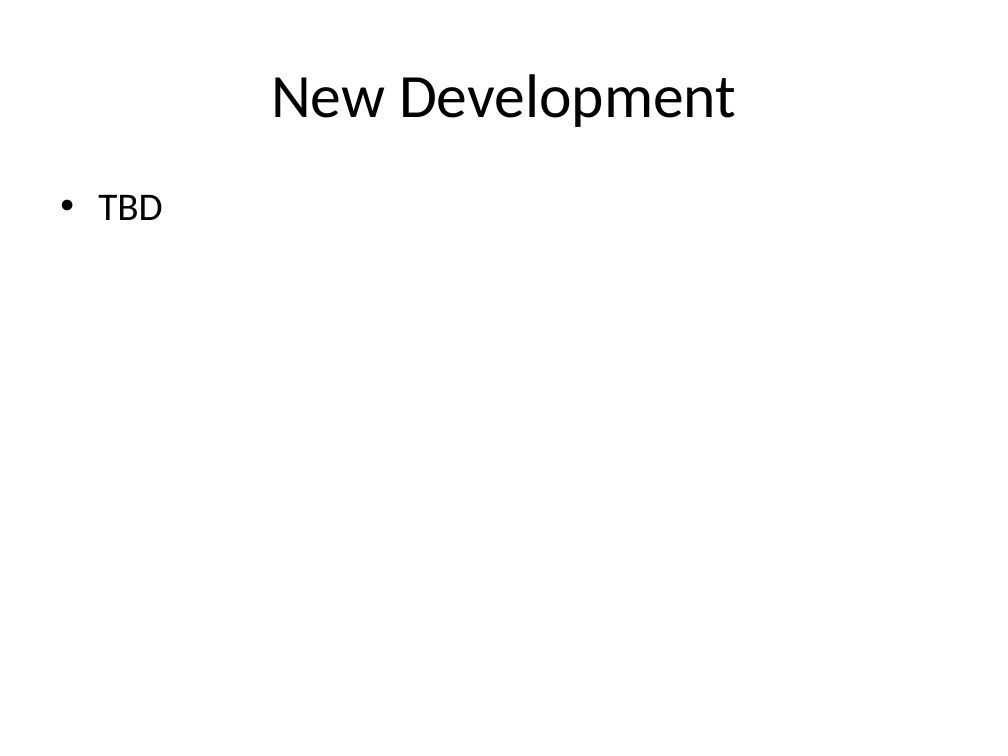
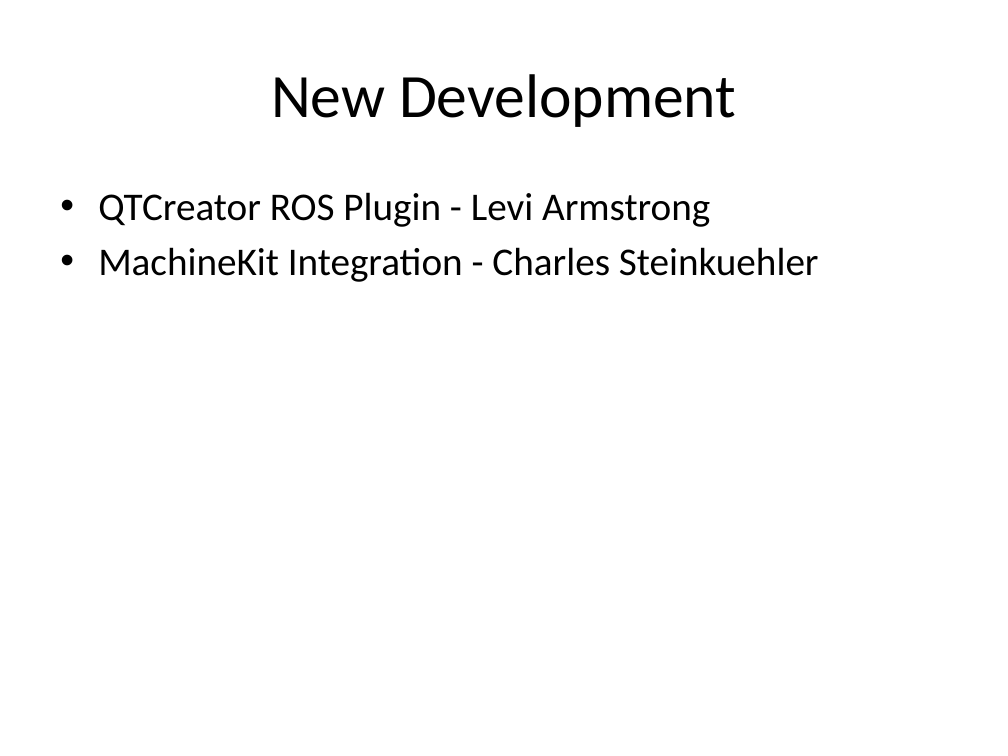
Before and after one commit to ros-industrial/ros_industrial_meetings, a slide deck: slide 6 of developer_meeting_notes/2016_1_12/meeting_agenda.pptx. Drawn at 1008x756 pixels with LibreOffice and Linux fonts; fonts in the diff are those of the drawing. Boxes give left, top, right and bottom in pixels: in the first picture for what was removed or moved away, otherwise in the second. Text is boxed around its words. In the diff, an @@ line names an element or a change of style, - is before the commit and + after.

```diff
--- a/developer_meeting_notes/2016_1_12/meeting_agenda.pptx
+++ b/developer_meeting_notes/2016_1_12/meeting_agenda.pptx
@@ text at <box>98,192,819,282</box>: text changed @@
-  • TBD
+  • QTCreator ROS Plugin - Levi Armstrong
+  • MachineKit Integration - Charles Steinkuehler
```
Also in this commit, not shown: 5 other slides changed, 8 slides added, 2 other files.
